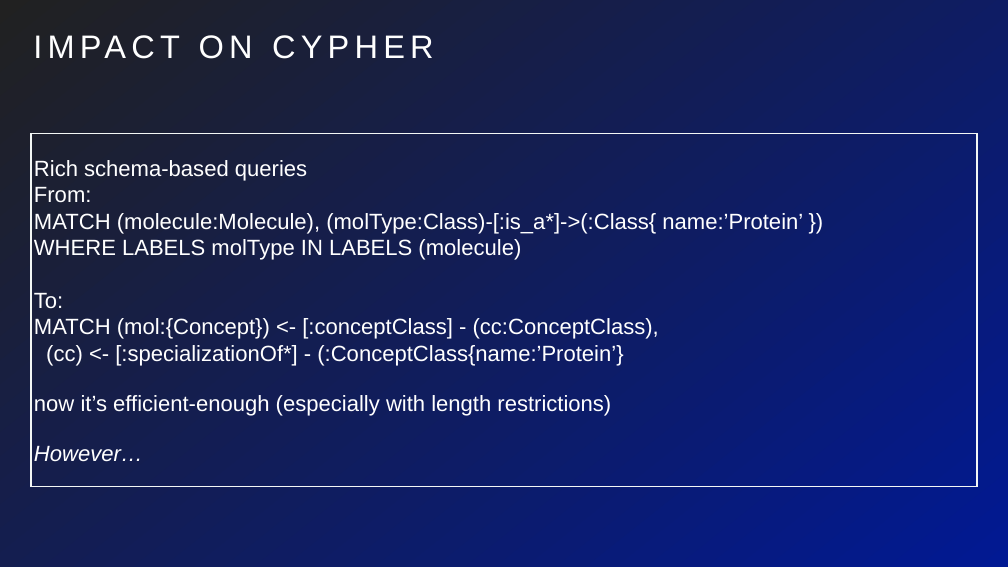
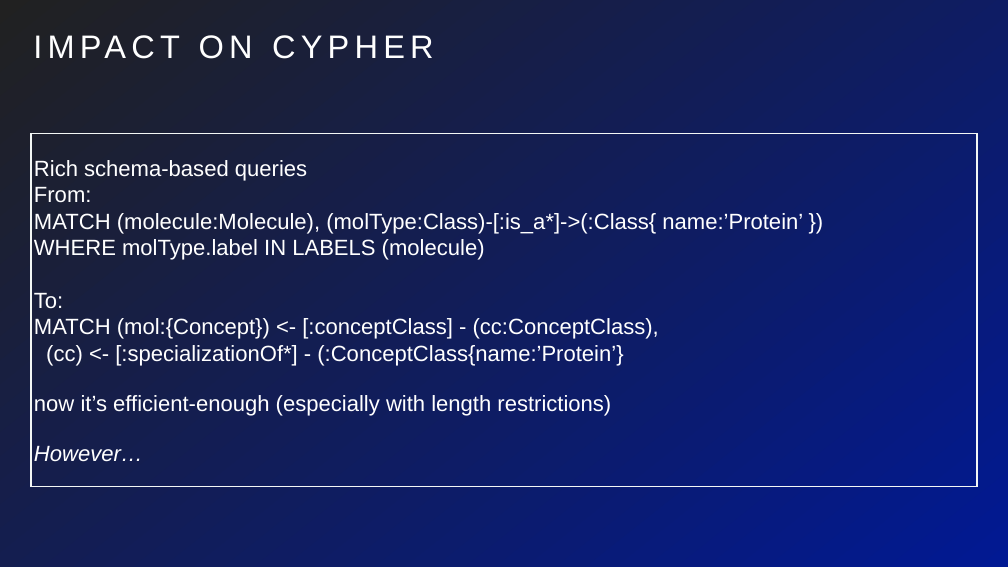
Before and after one commit to marco-brandizi/odx_neo4j_converter_test, a slide deck: slide 30 of test_report/ondex_graphdb_eval.pptx. Drawn at 1008x567 pixels with LibreOffice and Linux fonts; fonts in the diff are those of the drawing. Boxes give left, top, right and bottom in pixels: in the first picture for what was removed or moved away, otherwise in the second. Text is boxed around its words. In the diff, an @@ line names an element or a change of style, - is before the commit and + after.

```diff
--- a/test_report/ondex_graphdb_eval.pptx
+++ b/test_report/ondex_graphdb_eval.pptx
@@ text in rectangle at (x1=34, y1=160, x2=803, y2=366): text changed @@
-Rich schema-based queries
-From:
-MATCH (molecule:Molecule), (molType:Class)-[:is_a*]->(:Class{ name:’Protein’ })
-WHERE LABELS molType IN LABELS (molecule)
-To:
-MATCH (mol:{Concept}) <- [:conceptClass] - (cc:ConceptClass),
-(cc) <- [:specializationOf*] - (:ConceptClass{name:’Protein’}
+Rich schema-based queries
+From:
+MATCH (molecule:Molecule), (molType:Class)-[:is_a*]->(:Class{ name:’Protein’ })
+WHERE molType.label IN LABELS (molecule)
+To:
+MATCH (mol:{Concept}) <- [:conceptClass] - (cc:ConceptClass),
+(cc) <- [:specializationOf*] - (:ConceptClass{name:’Protein’}
```
Also in this commit, not shown: 4 other slides changed, 1 other file.
